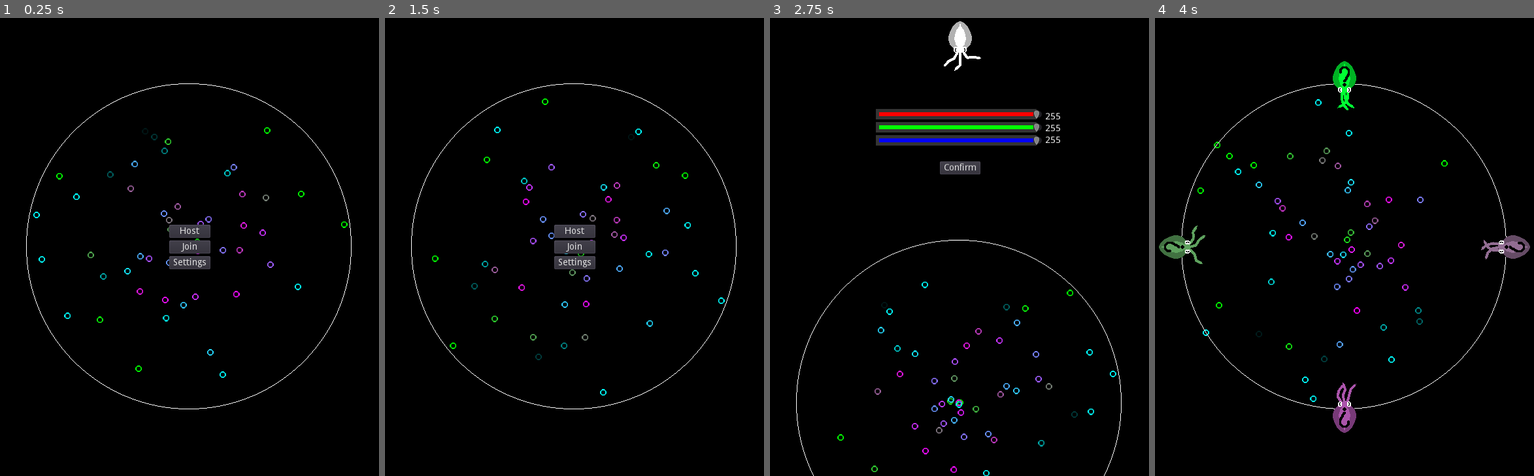
Above: before the commit, frames 1-4 (left to right).
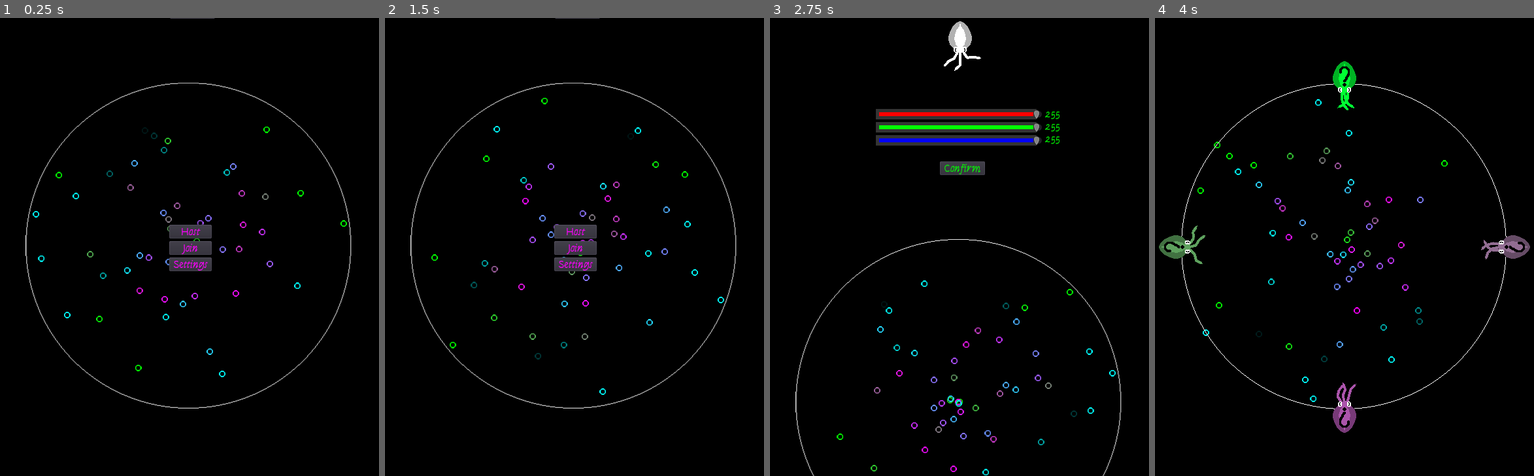
Above: after the commit, the same moments.

Repository: the-alex-g/NetworkedSquidGame
Game: Godot game, scene res://PlayerIntegration/Lobby/Lobby.tscn
Same seed, same stepped clock (60 frames per second), same inputs: the game is played once before the commit and once after it.
Inputs:
- Up to frame 1 (0.25 s): no input
- Up to frame 2 (1.5 s): tap Enter at 0.5 s; hold D (clockwise) 0.53-1.28 s; tap A (counterclockwise) at 1.35 s
- Up to frame 3 (2.75 s): click "Host" at 2 s
- Up to frame 4 (4 s): click "Confirm" at 2.75 s; click "Confirm" at 3.5 s

The runs differ from the first frame. In frame 1, 2.1% of the frame differs, in the area x 6-93%, y 0-86%; in frame 2, 2.2%; in frame 3, 1.8%; in frame 4, nothing differs.

Commit message:
Add font

Diff:
--- /dev/null
+++ b/project/Fonts/Font.tres
@@ -0,0 +1,10 @@
+[gd_resource type="DynamicFont" load_steps=2 format=2]
+
+[ext_resource path="res://Fonts/Syne_Tactile/SyneTactile-Regular.ttf" type="DynamicFontData" id=1]
+
+[resource]
+size = 17
+use_filter = true
+extra_spacing_top = -3
+extra_spacing_bottom = -3
+font_data = ExtResource( 1 )
--- a/project/PlayerIntegration/Lobby/Lobby.tscn
+++ b/project/PlayerIntegration/Lobby/Lobby.tscn
@@ -1,8 +1,9 @@
-[gd_scene load_steps=7 format=2]
+[gd_scene load_steps=8 format=2]
 
 [ext_resource path="res://PlayerIntegration/Lobby/Lobby.gd" type="Script" id=1]
 [ext_resource path="res://Art/Particles.tscn" type="PackedScene" id=2]
 [ext_resource path="res://PlayerIntegration/PlayerGeneration/ColorSelector.tscn" type="PackedScene" id=3]
+[ext_resource path="res://Fonts/Font.tres" type="DynamicFont" id=4]
 
 [sub_resource type="Animation" id=1]
 resource_name = "CameraSlide"
@@ -57,6 +58,7 @@
 }
 
 [node name="Particles" parent="." instance=ExtResource( 2 )]
+position = Vector2( 349.333, 348.74 )
 
 [node name="ColorSelector" parent="." instance=ExtResource( 3 )]
 margin_top = -349.627
@@ -76,26 +78,32 @@
 }
 
 [node name="Host" type="Button" parent="VBoxContainer"]
-margin_right = 63.0
-margin_bottom = 20.0
+margin_right = 65.0
+margin_bottom = 21.0
+custom_fonts/font = ExtResource( 4 )
+custom_colors/font_color = Color( 1, 0, 1, 1 )
 text = "Host"
 __meta__ = {
 "_edit_use_anchors_": false
 }
 
 [node name="Join" type="Button" parent="VBoxContainer"]
-margin_top = 24.0
-margin_right = 63.0
-margin_bottom = 44.0
+margin_top = 25.0
+margin_right = 65.0
+margin_bottom = 46.0
+custom_fonts/font = ExtResource( 4 )
+custom_colors/font_color = Color( 1, 0, 1, 1 )
 text = "Join"
 __meta__ = {
 "_edit_use_anchors_": false
 }
 
 [node name="Settings" type="Button" parent="VBoxContainer"]
-margin_top = 48.0
-margin_right = 63.0
-margin_bottom = 68.0
+margin_top = 50.0
+margin_right = 65.0
+margin_bottom = 71.0
+custom_fonts/font = ExtResource( 4 )
+custom_colors/font_color = Color( 1, 0, 1, 1 )
 text = "Settings"
 
 [node name="Camera2D" type="Camera2D" parent="."]
@@ -108,20 +116,26 @@
 anims/Return = SubResource( 2 )
 anims/Settings = SubResource( 3 )
 
-[node name="RichTextLabel" type="Label" parent="."]
+[node name="Info" type="Label" parent="."]
 anchor_top = 1.0
 anchor_right = 1.0
 anchor_bottom = 1.0
 margin_top = 149.0
-margin_right = 24.0
-margin_bottom = 265.0
+margin_bottom = 282.0
+custom_fonts/font = ExtResource( 4 )
+custom_colors/font_color = Color( 0, 1, 1, 1 )
 text = "Cuttlefish blood is a green-blue color, because their blood has copper in it instead of iron.
 Cuttlefish have three hearts. Two to pump blood to their gills, and one to pump blood to the rest of the body.
 Cuttlefish have ink like octopuses.
 Cuttlefish have eight (not three) arms and two longer tentacles.
 At least one kind of cuttlefish is proven to benifit from 'sleep'.
-Cuttlefish can change color and texture at will. They can't see color, yet they are able to match their backgrounds.
+Cuttlefish can change color and texture at will. They can't see color, yet they are able to match their
+ backgrounds.
 "
+autowrap = true
+__meta__ = {
+"_edit_use_anchors_": false
+}
 
 [node name="Back" type="Button" parent="."]
 anchor_left = 0.5
@@ -132,6 +146,8 @@
 margin_top = 317.0
 margin_right = 21.0
 margin_bottom = 337.0
+custom_fonts/font = ExtResource( 4 )
+custom_colors/font_color = Color( 0, 1, 1, 1 )
 text = "Back"
 __meta__ = {
 "_edit_use_anchors_": false
@@ -151,48 +167,60 @@
 }
 
 [node name="VBoxContainer" type="VBoxContainer" parent="HBoxContainer"]
-margin_right = 58.0
-margin_bottom = 68.0
+margin_right = 64.0
+margin_bottom = 71.0
 
 [node name="Counterclockwise" type="Button" parent="HBoxContainer/VBoxContainer"]
-margin_right = 58.0
-margin_bottom = 20.0
+margin_right = 64.0
+margin_bottom = 21.0
+custom_fonts/font = ExtResource( 4 )
+custom_colors/font_color = Color( 0, 1, 1, 1 )
 text = "Change"
 
 [node name="Clockwise" type="Button" parent="HBoxContainer/VBoxContainer"]
-margin_top = 24.0
-margin_right = 58.0
-margin_bottom = 44.0
+margin_top = 25.0
+margin_right = 64.0
+margin_bottom = 46.0
+custom_fonts/font = ExtResource( 4 )
+custom_colors/font_color = Color( 0, 1, 1, 1 )
 text = "Change"
 
 [node name="Shoot" type="Button" parent="HBoxContainer/VBoxContainer"]
-margin_top = 48.0
-margin_right = 58.0
-margin_bottom = 68.0
+margin_top = 50.0
+margin_right = 64.0
+margin_bottom = 71.0
+custom_fonts/font = ExtResource( 4 )
+custom_colors/font_color = Color( 0, 1, 1, 1 )
 text = "Change"
 
 [node name="VBoxContainer2" type="VBoxContainer" parent="HBoxContainer"]
-margin_left = 62.0
-margin_right = 286.0
-margin_bottom = 68.0
+margin_left = 68.0
+margin_right = 307.0
+margin_bottom = 71.0
 alignment = 1
 
 [node name="Counterclockwise" type="Label" parent="HBoxContainer/VBoxContainer2"]
 margin_top = 9.0
-margin_right = 224.0
-margin_bottom = 23.0
+margin_right = 239.0
+margin_bottom = 24.0
+custom_fonts/font = ExtResource( 4 )
+custom_colors/font_color = Color( 0, 1, 1, 1 )
 text = "Move Counterclockwise: Left Arrow"
 
 [node name="Clockwise" type="Label" parent="HBoxContainer/VBoxContainer2"]
-margin_top = 27.0
-margin_right = 224.0
-margin_bottom = 41.0
+margin_top = 28.0
+margin_right = 239.0
+margin_bottom = 43.0
+custom_fonts/font = ExtResource( 4 )
+custom_colors/font_color = Color( 0, 1, 1, 1 )
 text = "Move Clockwise: Right Arrow"
 
 [node name="Shoot" type="Label" parent="HBoxContainer/VBoxContainer2"]
-margin_top = 45.0
-margin_right = 224.0
-margin_bottom = 59.0
+margin_top = 47.0
+margin_right = 239.0
+margin_bottom = 62.0
+custom_fonts/font = ExtResource( 4 )
+custom_colors/font_color = Color( 0, 1, 1, 1 )
 text = "Shoot: Space Bar"
 valign = 2
 
@@ -201,6 +229,8 @@
 margin_top = 783.0
 margin_right = 351.0
 margin_bottom = 823.0
+custom_fonts/font = ExtResource( 4 )
+custom_colors/font_color = Color( 0, 1, 1, 1 )
 text = "Fullscreen"
 __meta__ = {
 "_edit_use_anchors_": false
--- a/project/PlayerIntegration/PlayerGeneration/ColorSelector.tscn
+++ b/project/PlayerIntegration/PlayerGeneration/ColorSelector.tscn
@@ -1,8 +1,9 @@
-[gd_scene load_steps=7 format=2]
+[gd_scene load_steps=8 format=2]
 
 [ext_resource path="res://PlayerIntegration/PlayerGeneration/ColorSelector.gd" type="Script" id=1]
 [ext_resource path="res://Art/SquidBody.tscn" type="PackedScene" id=2]
 [ext_resource path="res://Wave_Arms.tres" type="Animation" id=3]
+[ext_resource path="res://Fonts/Font.tres" type="DynamicFont" id=4]
 
 [sub_resource type="StyleBoxFlat" id=1]
 bg_color = Color( 1, 0, 0, 1 )
@@ -95,8 +96,7 @@
 anchor_right = 0.5
 anchor_bottom = 0.5
 margin_left = 130.0
-margin_top = -95.0
-margin_right = 138.0
+margin_top = -100.0
 margin_bottom = -50.0
 alignment = 1
 __meta__ = {
@@ -104,22 +104,30 @@
 }
 
 [node name="RLabel" type="Label" parent="VBoxContainer2"]
-margin_right = 24.0
-margin_bottom = 14.0
+margin_right = 23.0
+margin_bottom = 15.0
+custom_fonts/font = ExtResource( 4 )
+custom_colors/font_color = Color( 0, 1, 0, 1 )
 text = "255"
+valign = 1
 
 [node name="GLabel" type="Label" parent="VBoxContainer2"]
-margin_top = 18.0
-margin_right = 24.0
-margin_bottom = 32.0
+margin_top = 19.0
+margin_right = 23.0
+margin_bottom = 34.0
+custom_fonts/font = ExtResource( 4 )
+custom_colors/font_color = Color( 0, 1, 0, 1 )
 text = "255"
+valign = 1
 
 [node name="BLabel" type="Label" parent="VBoxContainer2"]
-margin_top = 36.0
-margin_right = 24.0
-margin_bottom = 50.0
+margin_top = 38.0
+margin_right = 23.0
+margin_bottom = 53.0
+custom_fonts/font = ExtResource( 4 )
+custom_colors/font_color = Color( 0, 1, 0, 1 )
 text = "255"
-valign = 2
+valign = 1
 
 [node name="ConfirmButton" type="Button" parent="."]
 anchor_left = 0.5
@@ -129,6 +137,8 @@
 margin_left = -31.0
 margin_top = -20.0
 margin_right = 31.0
+custom_fonts/font = ExtResource( 4 )
+custom_colors/font_color = Color( 0, 1, 0, 1 )
 text = "Confirm"
 __meta__ = {
 "_edit_use_anchors_": false
--- a/project/PlayerIntegration/WaitingArea/WaitingArea.tscn
+++ b/project/PlayerIntegration/WaitingArea/WaitingArea.tscn
@@ -1,8 +1,9 @@
-[gd_scene load_steps=4 format=2]
+[gd_scene load_steps=5 format=2]
 
 [ext_resource path="res://PlayerIntegration/WaitingArea/WaitingArea.gd" type="Script" id=1]
 [ext_resource path="res://PlayerIntegration/WaitingArea/PlayerIndicator.tscn" type="PackedScene" id=2]
 [ext_resource path="res://Art/Particles.tscn" type="PackedScene" id=3]
+[ext_resource path="res://Fonts/Font.tres" type="DynamicFont" id=4]
 
 [node name="WaitingArea" type="Control"]
 anchor_right = 1.0
@@ -23,6 +24,8 @@
 margin_top = -10.0
 margin_right = 20.5
 margin_bottom = 10.0
+custom_fonts/font = ExtResource( 4 )
+custom_colors/font_color = Color( 0, 1, 0, 1 )
 text = "Start"
 __meta__ = {
 "_edit_use_anchors_": false
Not shown, added: project/Fonts/Seaweed_Script/OFL.txt
Binary file added: project/Fonts/Seaweed_Script/SeaweedScript-Regular.ttf
Not shown, added: project/Fonts/Syne_Tactile/OFL.txt
Binary file added: project/Fonts/Syne_Tactile/SyneTactile-Regular.ttf
